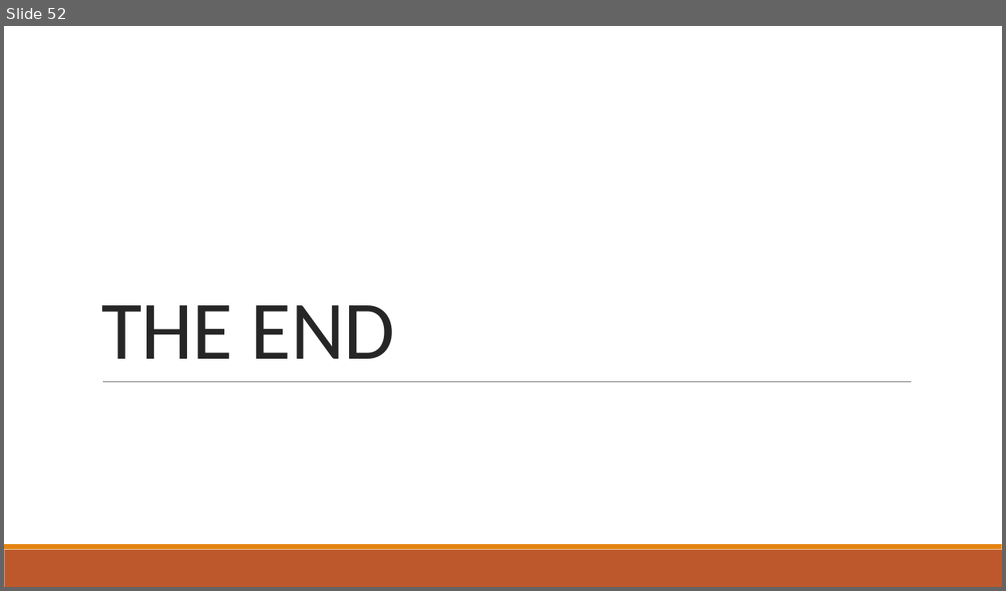
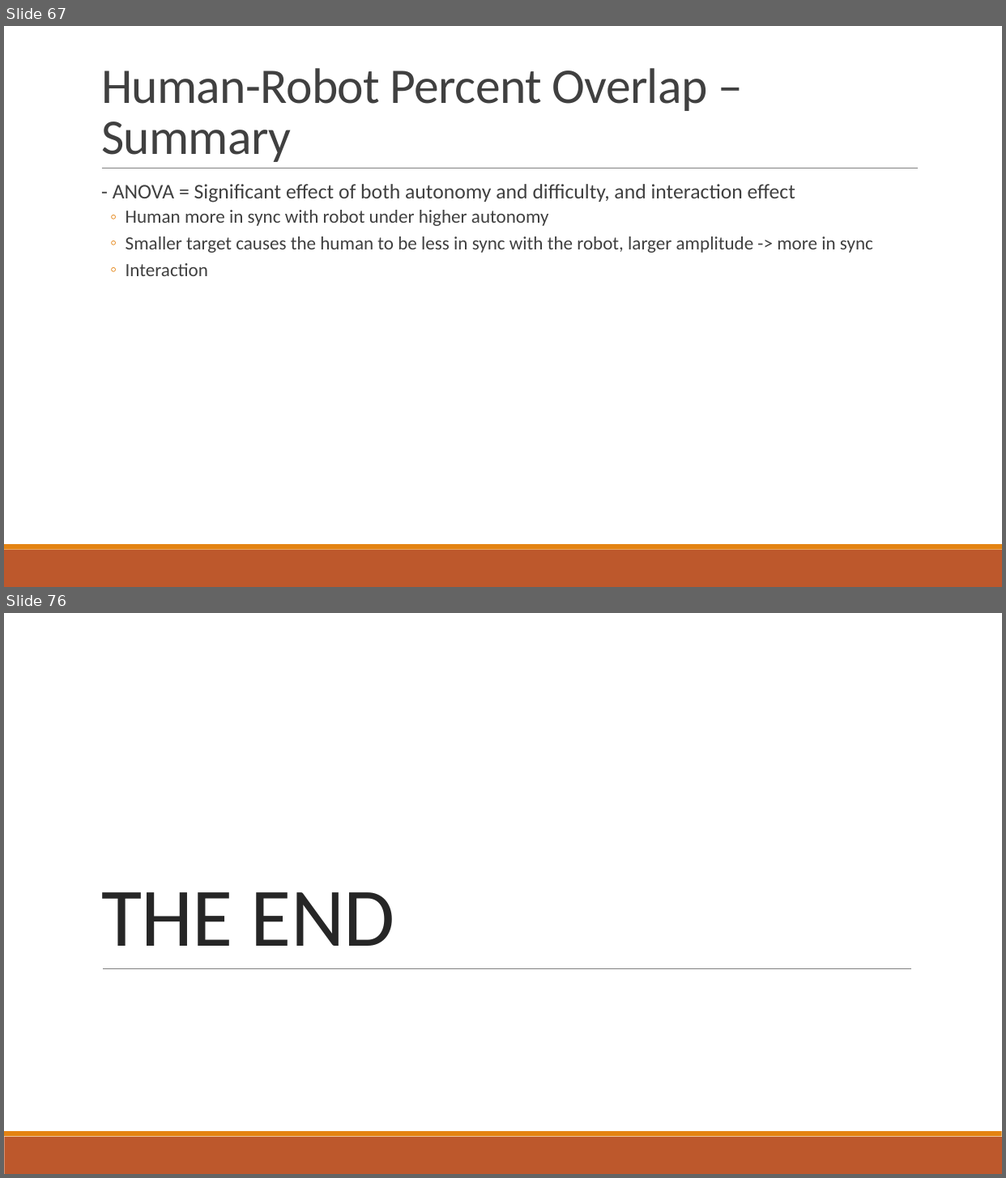
Before and after one commit to mpan31415/AutonomyFitts, a slide deck: R_analysis/results_interpretation_short.pptx. Shown one above the other, each under a label of ours: slide 52 before the commit, slides 67 and 76 after it; the slides between them are not shown. The pictures are 1006x591 and 1006x1178 pixels, drawn with LibreOffice and Linux fonts; fonts in the diff are those of the drawing. Boxes give left, top, right and bottom in pixels: in the first picture for what was removed or moved away, otherwise in the second. Text is boxed around its words. In the diff, an @@ line names an element or a change of style, - is before the commit and + after.

```diff
--- a/R_analysis/results_interpretation_short.pptx
+++ b/R_analysis/results_interpretation_short.pptx
@@ slide 67 added at bbox=[4, 26, 1002, 587], background #FFFFFF; not listed: 2 template elements that a slide beside it also shows @@
@@ title added at bbox=[101, 68, 707, 162], 48 pt, text #404040 @@
+Human-Robot Percent Overlap – Summary
@@ line added from (102, 169) to (918, 169), #808080 0.5 pt @@
@@ text added at bbox=[113, 184, 873, 276], 18 pt, text #404040 @@
+  - ANOVA = Significant effect of both autonomy and difficulty, and interaction effect
+  ◦ Human more in sync with robot under higher autonomy
+  ◦ Smaller target causes the human to be less in sync with the robot, larger amplitude -> more in sync
+  ◦ Interaction
@@ what was slide 52 is now slide 76 @@
```
Also in this commit, not shown: 23 other slides added, 2 other files.
